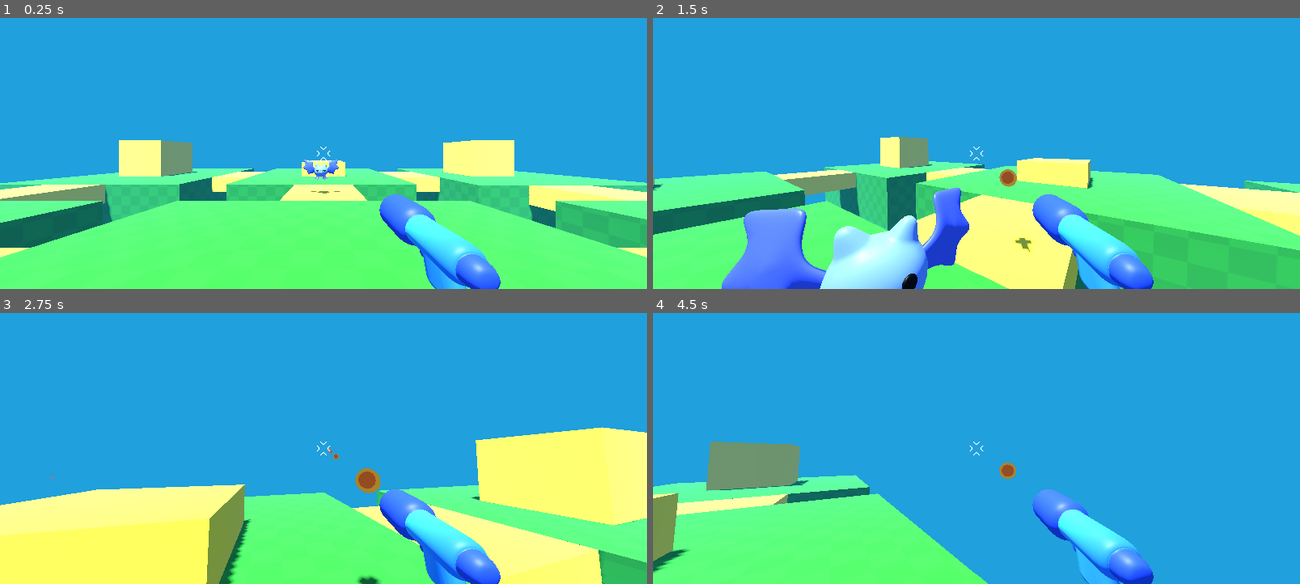
Above: before the commit, frames 1-4 (two rows, left to right).
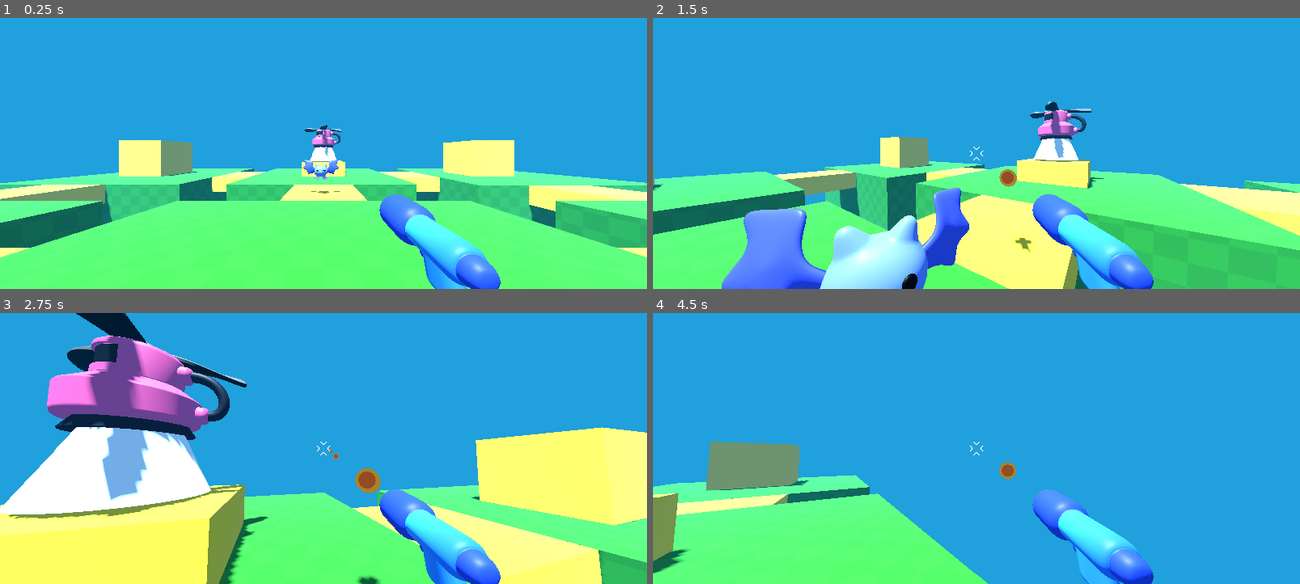
Above: after the commit, the same moments.

Repository: aloepker/first-practice-3d-game-project
Game: Godot game, scene res://game.tscn
Two runs of this game, one before a commit and one after it. Both use one fixed random seed, a clock stepped at 60 frames per second and the inputs below.
Inputs (mouse positions are in pixels of both pictures, inside the frame that each line leads up to):
- Up to frame 1 (0.25 s): no input
- Up to frame 2 (1.5 s): move the mouse to (1008, 153) at 0.52 s; hold Right mouse button (shoot) 0.53-1.28 s; hold W (move_forward) from 0.53 s (still down); tap Space (jump) at 0.77 s; move the mouse to (944, 153) at 1.27 s; right-click (944, 153) at 1.35 s
- Up to frame 3 (2.75 s): keep holding W (move_forward); tap Space (jump) at 1.52 s; move the mouse to (336, 443) at 2.02 s; hold Right mouse button (shoot) from 2.03 s (still down)
- Up to frame 4 (4.5 s): keep holding W (move_forward); move the mouse to (970, 453) at 2.77 s; release Right mouse button (shoot) at 2.78 s; right-click (970, 453) at 2.85 s; tap Space (jump) at 3.02, 3.77 s; move the mouse to (1021, 451) at 3.52 s; hold Right mouse button (shoot) 3.53-4.28 s; move the mouse to (924, 445) at 4.27 s; right-click (924, 445) at 4.35 s

The runs differ from the first frame. In frame 1, 0.4% of the frame differs, in the area x 47-54%, y 39-58%; in frame 2, 1.2%; in frame 3, 16%, in the area x 0-42%, y 0-83%; in frame 4, 0.1%.
Error after the commit: Invalid access to property or key 'global_position' on a base object of type 'Marker3D'. (res://mob/spawner/mob_spawner_3d.gd:12)

Commit message:
added code to spawn new benemies from the spawner and placed a spawner on the level to test

Diff:
--- a/game.tscn
+++ b/game.tscn
@@ -4,6 +4,7 @@
 [ext_resource type="Material" uid="uid://b8xepkfsmcceb" path="res://level/green block material.tres" id="1_feb5d"]
 [ext_resource type="Material" uid="uid://dwkiejroe1ho3" path="res://level/yellow bridge block material.tres" id="3_fc0e3"]
 [ext_resource type="PackedScene" uid="uid://dpbl8w0mx1cs3" path="res://mob/mob.tscn" id="4_fc0e3"]
+[ext_resource type="PackedScene" uid="uid://cupxspq3165k5" path="res://mob/spawner/mob_spawner_3d.tscn" id="5_7jktm"]
 
 [sub_resource type="Environment" id="Environment_fdjtx"]
 background_mode = 1
@@ -203,3 +204,6 @@
 
 [node name="Mob" parent="." unique_id=1570425237 instance=ExtResource("4_fc0e3")]
 transform = Transform3D(1, 0, 0, 0, 1, 0, 0, 0, 1, -0.10772467, 0.9123521, -6.7191944)
+
+[node name="MobSpawner3D" parent="." unique_id=597234274 instance=ExtResource("5_7jktm")]
+transform = Transform3D(1, 0, 0, 0, 1, 0, 0, 0, 1, 0, 1, -13)
--- a/mob/spawner/mob_spawner_3d.gd
+++ b/mob/spawner/mob_spawner_3d.gd
@@ -5,6 +5,8 @@
 @onready var marker_3d: Marker3D = %Marker3D
 @onready var timer: Timer = %Timer
 
-# timer to spawn bats for the mob attacking the player
+# timer to spawn bats for the mob attacking the player from spawners
 func _on_timer_timeout():
-	preload("res://mob/mob.tscn")
+	var new_mob = mob_to_spawn.instantiate()
+	add_child(new_mob)
+	new_mob.global_position = Marker3D.global_position
